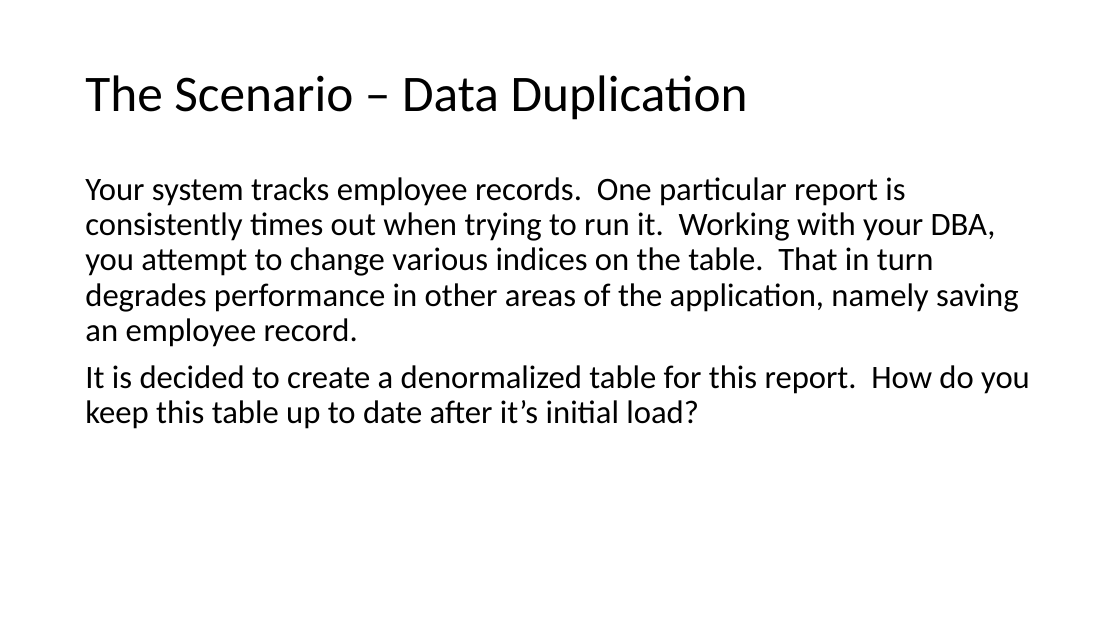
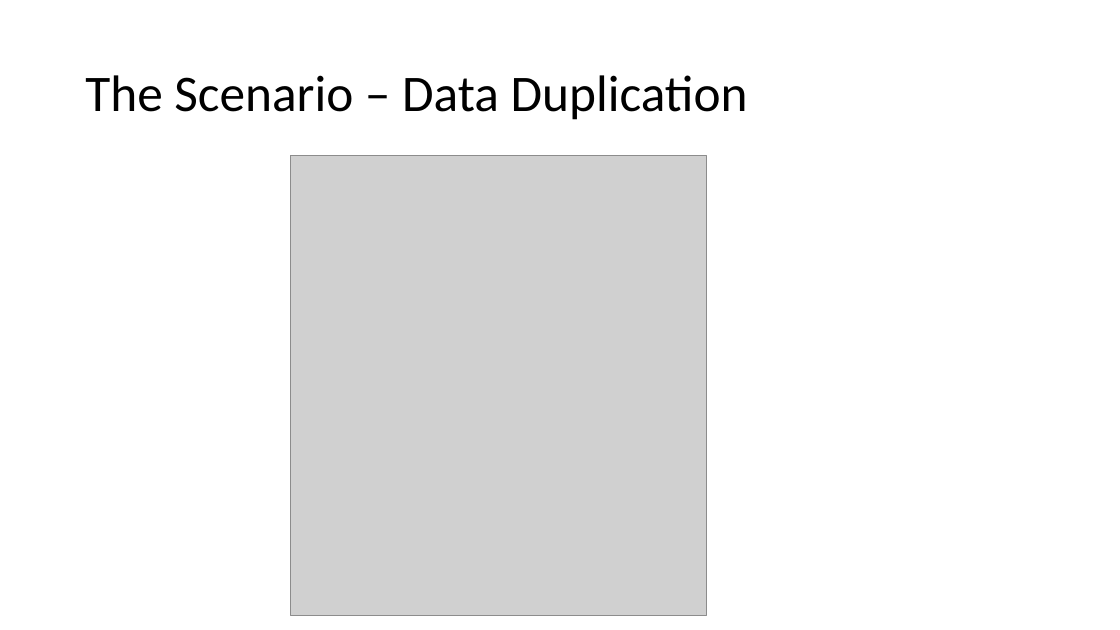
Before and after one commit to zaudtke/MessageQueuePresentation, a slide deck: slide 25 of slides/MessageQueuesPresentation.pptx (slide 26 before the commit). Drawn at 1120x630 pixels with LibreOffice and Linux fonts; fonts in the diff are those of the drawing; grey boxes stand for pictures. Boxes give left, top, right and bottom in pixels: in the first picture for what was removed or moved away, otherwise in the second. Text is boxed around its words. In the diff, an @@ line names an element or a change of style, - is before the commit and + after.

```diff
--- a/slides/MessageQueuesPresentation.pptx
+++ b/slides/MessageQueuesPresentation.pptx
@@ text removed at [85,177,1030,429] @@
-Your system tracks employee records. One particular report is consistently times out when trying to run it. Working with your DBA, you attempt to change various indices on the table. That in turn degrades performance in other areas of the application, namely saving an employee record.
-It is decided to create a denormalized table for this report. How do you keep this table up to date after it’s initial load?
@@ picture added at [291,155,707,615] @@
```
Also in this commit, not shown: 7 other slides changed, 3 slides added, 4 slides removed.
